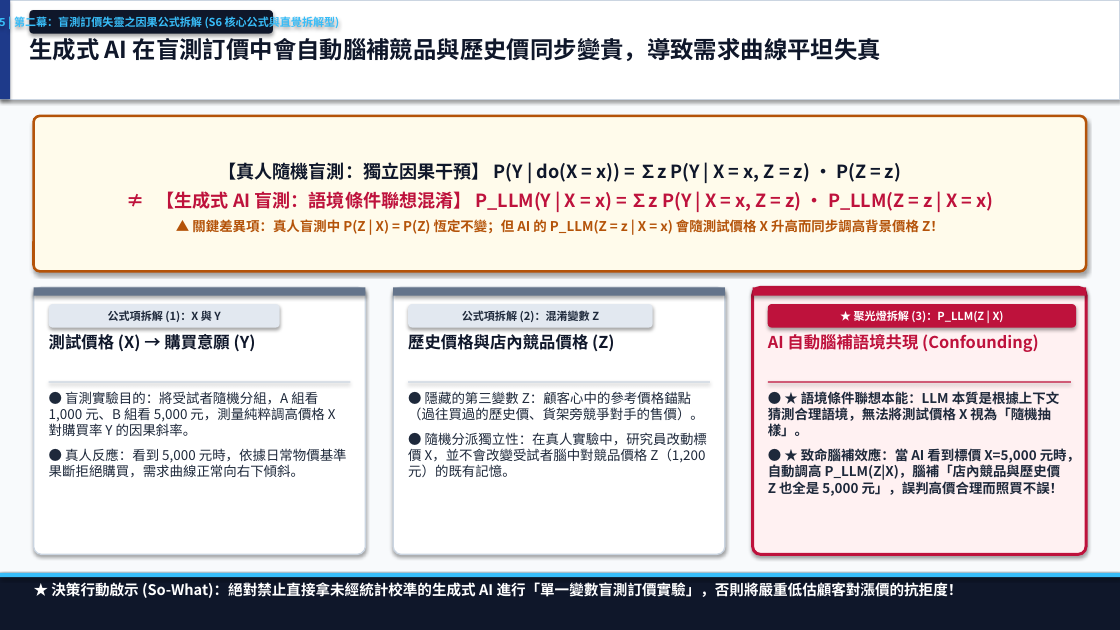
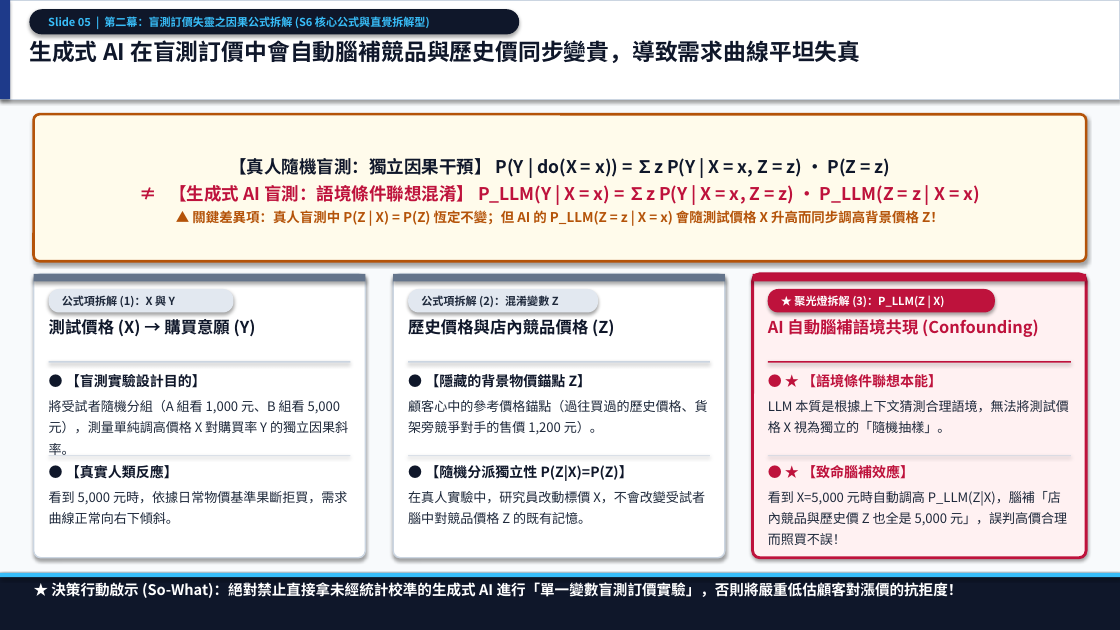
Before and after one commit to markyang20040112-source/deep-reading-and-visual-synthesis, a slide deck: slide 5 of reading_sessions/20261031_生成式AI顛覆市場研究/02_outputs/生成式AI顛覆市場研究_深度思辨與三篇合體簡報.pptx. Drawn at 1120x630 pixels with LibreOffice and Linux fonts; fonts in the diff are those of the drawing. Boxes give left, top, right and bottom in pixels: in the first picture for what was removed or moved away, otherwise in the second. Text is boxed around its words. In the diff, an @@ line names an element or a change of style, - is before the commit and + after.

Commit message:
fix(outputs): regenerate 4 calibrated mindmaps, continuous native-diagram PDF report, and parallel-aligned PPTX with closing page

```diff
--- a/reading_sessions/20261031_生成式AI顛覆市場研究/02_outputs/生成式AI顛覆市場研究_深度思辨與三篇合體簡報.pptx
+++ b/reading_sessions/20261031_生成式AI顛覆市場研究/02_outputs/生成式AI顛覆市場研究_深度思辨與三篇合體簡報.pptx
@@ alignment centre to left; proportions changed in 4 elements at (49,289,234,313), (408,289,598,313), (768,289,995,313), (29,9,519,34) @@
@@ rounded rectangle "Slide 05 | 第二幕：盲測訂價失靈之因果公式拆解 (S6 ...": place and size @@
-rounded rectangle "Slide 05 | 第二幕：盲測訂價失靈之因果公式拆解 (S6 ..." at (29,10,273,34)
+rounded rectangle "Slide 05 | 第二幕：盲測訂價失靈之因果公式拆解 (S6 ..." at (29,9,519,34)
@@ text "生成式 AI 在盲測訂價中會自動腦補競品與歷史價同步變貴，導致需求曲線平坦失真" at (29,37,860,63): size 20 to 19.5 pt @@
@@ rounded rectangle "【真人隨機盲測：獨立因果干預】 P(Y | do(X = ...": place and size @@
-rounded rectangle "【真人隨機盲測：獨立因果干預】 P(Y | do(X = ..." at (34,116,1086,271)
+rounded rectangle "【真人隨機盲測：獨立因果干預】 P(Y | do(X = ..." at (34,114,1086,261)
@@ rounded rectangle "【真人隨機盲測：獨立因果干預】 P(Y | do(X = ..." at (34,114,1086,261): size 15.5 to 15 pt in "【真人隨機盲測：獨立因果干預】 P(Y | do(X = x)) = ...", "≠ 【生成式 AI 盲測：語境條件聯想混淆】 P_LLM(Y | X ..."; less space between paragraphs @@
@@ rounded rectangle: place and size @@
-rounded rectangle at (34,287,365,555)
+rounded rectangle at (34,274,365,558)
@@ rounded rectangle at (34,274,365,558): proportions changed @@
@@ rounded rectangle "公式項拆解 (1)：X 與 Y": place and size @@
-rounded rectangle "公式項拆解 (1)：X 與 Y" at (49,304,280,328)
+rounded rectangle "公式項拆解 (1)：X 與 Y" at (49,289,234,313)
@@ rounded rectangle at (393,274,725,558): proportions changed @@
@@ rounded rectangle: place and size @@
-rounded rectangle at (393,287,725,555)
+rounded rectangle at (393,274,725,558)
@@ 3 rectangles: place and size @@
-3 rectangles at (34,287,1086,296)
+3 rectangles at (34,274,1086,281)
@@ rounded rectangle "公式項拆解 (2)：混淆變數 Z": place and size @@
-rounded rectangle "公式項拆解 (2)：混淆變數 Z" at (408,304,653,328)
+rounded rectangle "公式項拆解 (2)：混淆變數 Z" at (408,289,598,313)
@@ rounded rectangle: place and size @@
-rounded rectangle at (753,287,1086,555)
+rounded rectangle at (753,274,1086,558)
@@ rounded rectangle at (753,274,1086,558): outline #BE123C 2.5 pt to #BE123C 2.4 pt; proportions changed @@
@@ rounded rectangle "★ 聚光燈拆解 (3)：P_LLM(Z | X)": place and size @@
-rounded rectangle "★ 聚光燈拆解 (3)：P_LLM(Z | X)" at (768,304,1076,328)
+rounded rectangle "★ 聚光燈拆解 (3)：P_LLM(Z | X)" at (768,289,995,313)
@@ text "測試價格 (X) → 購買意願 (Y)": place and size @@
-text "測試價格 (X) → 購買意願 (Y)" at (49,332,256,354)
+text "測試價格 (X) → 購買意願 (Y)" at (49,317,256,339)
@@ text "歷史價格與店內競品價格 (Z)": place and size @@
-text "歷史價格與店內競品價格 (Z)" at (408,334,614,351)
+text "歷史價格與店內競品價格 (Z)" at (408,319,614,336)
@@ text "AI 自動腦補語境共現 (Confounding)": place and size @@
-text "AI 自動腦補語境共現 (Confounding)" at (768,334,1039,352)
+text "AI 自動腦補語境共現 (Confounding)" at (768,319,1039,337)
@@ text at (49,374,348,455): text changed; size 11.5 to 11.2 pt @@
-● 盲測實驗目的：將受試者隨機分組，A 組看 1,000 元、B 組看 5,000 元，測量純粹調高價格 X 對購買率 Y 的因果斜率。
-● 真人反應：看到 5,000 元時，依據日常物價基準果斷拒絕購買，需求曲線正常向右下傾斜。
+● 【盲測實驗設計目的】
+將受試者隨機分組（A 組看 1,000 元、B 組看 5,000 元），測量單純調高價格 X 對購買率 Y 的獨立因果斜率。
@@ 3 rectangles: place and size @@
-3 rectangles at (49,381,1071,382)
+3 rectangles at (49,361,1071,363)
@@ text added at (408,373,707,435), 11.2 pt, text #1E293B @@
+● 【隱藏的背景物價錨點 Z】
+顧客心中的參考價格錨點（過往買過的歷史價格、貨架旁競爭對手的售價 1,200 元）。
@@ text added at (768,374,1068,433), 11.2 pt, text #1E293B @@
+● ★ 【語境條件聯想本能】
+LLM 本質是根據上下文猜測合理語境，無法將測試價格 X 視為獨立的「隨機抽樣」。
@@ rectangle added at (49,455,350,456), fill #CBD5E1 @@
@@ text added at (49,465,347,524), 11.2 pt, text #1E293B @@
+● 【真實人類反應】
+看到 5,000 元時，依據日常物價基準果斷拒買，需求曲線正常向右下傾斜。
@@ text at (408,465,705,524): text changed; size 11.5 to 11.2 pt @@
-● 隱藏的第三變數 Z：顧客心中的參考價格錨點（過往買過的歷史價、貨架旁競爭對手的售價）。
-● 隨機分派獨立性：在真人實驗中，研究員改動標價 X，並不會改變受試者腦中對競品價格 Z（1,200 元）的既有記憶。
+● 【隨機分派獨立性 P(Z|X)=P(Z)】
+在真人實驗中，研究員改動標價 X，不會改變受試者腦中對競品價格 Z 的既有記憶。
@@ rectangle added at (408,455,710,456), fill #CBD5E1 @@
@@ text at (768,465,1067,545): text changed; size 11.5 to 11.2 pt; bold off @@
-● ★ 語境條件聯想本能：LLM 本質是根據上下文猜測合理語境，無法將測試價格 X 視為「隨機抽樣」。
-● ★ 致命腦補效應：當 AI 看到標價 X=5,000 元時，自動調高 P_LLM(Z|X)，腦補「店內競品與歷史價 Z 也全是 5,000 元」，誤判高價合理而照買不誤！
+● ★ 【致命腦補效應】
+看到 X=5,000 元時自動調高 P_LLM(Z|X)，腦補「店內競品與歷史價 Z 也全是 5,000 元」，誤判高價合理而照買不誤！
@@ rectangle added at (768,455,1071,456), fill #CBD5E1 @@
```
Also in this commit, not shown: 7 other slides changed, 2 slides added, 2 slides removed, 12 other files.
